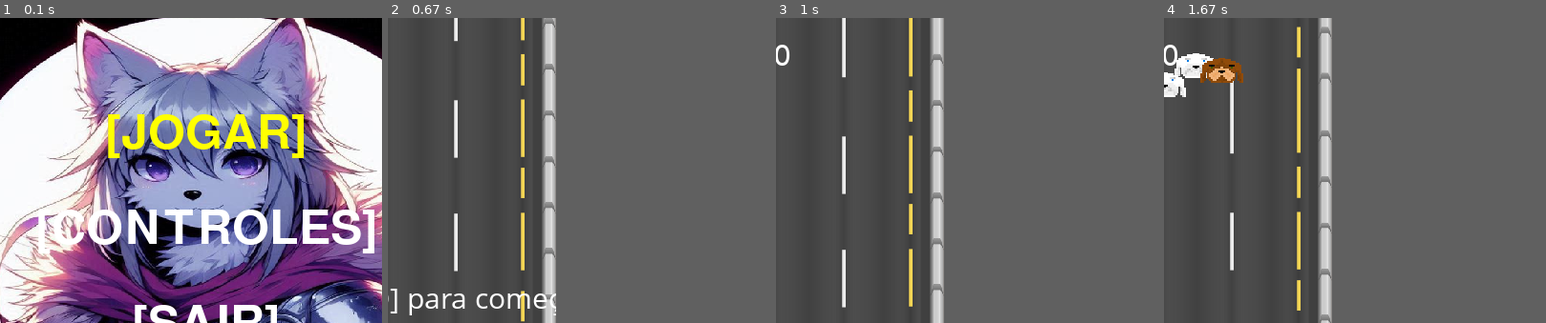
Above: before the commit, frames 1-4 (left to right).
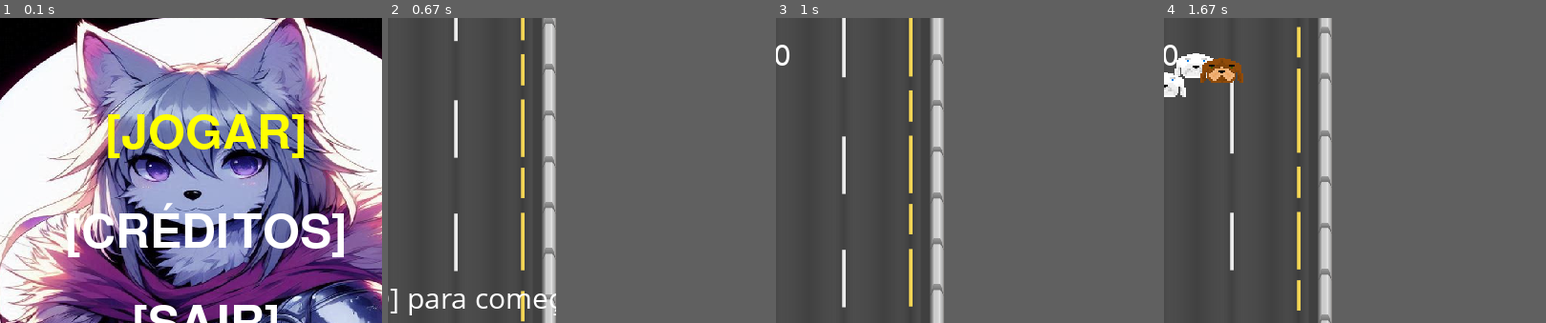
Above: after the commit, the same moments.

Repository: hlvini/vaxforce-pygame
Game: pygame game, started from py_jogoMenu.py
Two runs of this game, one before a commit and one after it. Both use one fixed random seed, a clock stepped at 60 frames per second and the inputs below.
Inputs:
- Up to frame 1 (0.1 s): no input
- Up to frame 2 (0.67 s): tap Enter at 0.33 s
- Up to frame 3 (1 s): tap Space at 0.67 s
- Up to frame 4 (1.67 s): hold Down 1-1.47 s; tap Space at 1.07, 1.37, 1.57 s; hold Left from 1.5 s (still down)
The pictures show only the part of the screen within x 23-73%, y 4-54%; the shares and areas given below are measured in that part.

The runs differ from the first frame. In frame 1, 6.1% of the frame differs, in the area x 10-98%, y 60-79%; in frame 2, nothing differs; in frame 3, nothing differs; in frame 4, nothing differs.

Commit message:
- Adc seção de créditos ao py_jogoMenu - Corrigidos erros ortográficos

Diff:
--- a/py_jogoMenu.py
+++ b/py_jogoMenu.py
@@ -14,10 +14,12 @@
 # Cores do Menu
 BRANCO = (255, 255, 255)
 AMARELO = (255, 255, 0)
+VERDE = (0, 255, 0)
 
 # Fontes
 pygame.font.init()
 font = pygame.font.Font(None, 74)
+small_font = pygame.font.Font(None, 36)
 
 # Superfície do Display
 tela = pygame.display.set_mode((largura, altura))
@@ -30,9 +32,44 @@
 # Carregando efeitos sonoros
 select = pygame.mixer.Sound(os.path.join("SFX", "Menu_Navigate_00.mp3"))
 
+# Menu
+opcoes = ["[JOGAR]", "[CRÉDITOS]", "[SAIR]"]
 
-# Menu
-opcoes = ["[JOGAR]", "[CONTROLES]", "[SAIR]"]
+def msotrar_creditos():
+    while True:
+        # Desenha imagem de fundo
+        tela.blit(bg_image, (0, 0))
+
+        # Desenha créditos
+        credit_text = small_font.render("Créditos:", True, BRANCO)
+        credit_rect = credit_text.get_rect(center=(largura // 2, 100))
+        tela.blit(credit_text, credit_rect)
+
+        credits = [
+            "Desenvolvedor: Hallen",
+            "Música: 8-Bit Sound Effects Library",
+            "Arte: Artista Nome",
+        ]
+        for i, line in enumerate(credits):
+            text = small_font.render(line, True, BRANCO)
+            text_rect = text.get_rect(center=(largura // 2, 150 + i * 40))
+            tela.blit(text, text_rect)
+
+        # Botão para voltar ao menu
+        voltar_text = small_font.render("[VOLTAR]", True, VERDE)
+        voltar_rect = voltar_text.get_rect(center=(largura // 2, altura - 50))
+        tela.blit(voltar_text, voltar_rect)
+
+        pygame.display.flip()  # Update do display
+
+        # Eventos
+        for event in pygame.event.get():
+            if event.type == pygame.QUIT:
+                pygame.quit()
+                sys.exit()
+            if event.type == pygame.KEYDOWN:
+                if event.key == pygame.K_RETURN:
+                    return  # Retorna ao menu
 
 def menu():
     opcao_selec = 0
@@ -57,7 +94,6 @@
 
         # Eventos
         for event in pygame.event.get():
-
             if event.type == pygame.QUIT:
                 pygame.quit()
                 sys.exit()
@@ -74,8 +110,8 @@
                         subprocess.run(["python", "py_jogoPrincipal.py"])
                         sys.exit()
                     elif opcao_selec == 1:
-                        print("CONTROLES")
-                        # Opções
+                        print("CRÉDITOS")
+                        msotrar_creditos()
                     elif opcao_selec == 2:
                         pygame.quit()
                         sys.exit()
Not shown, added: license.txt
